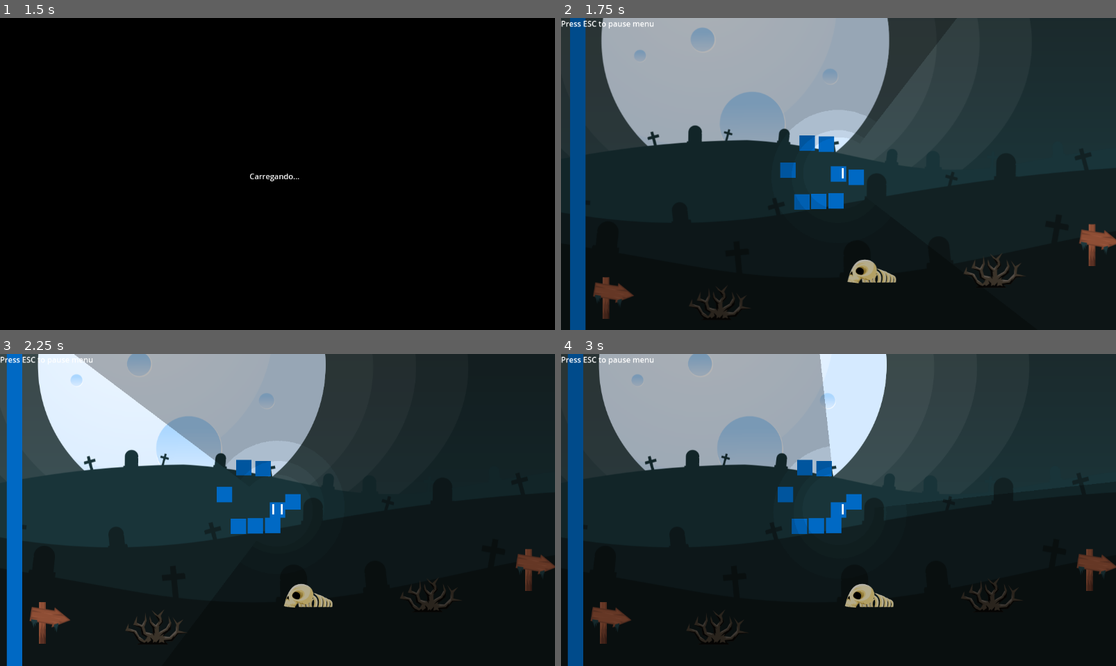
Above: before the commit, frames 1-4 (two rows, left to right).
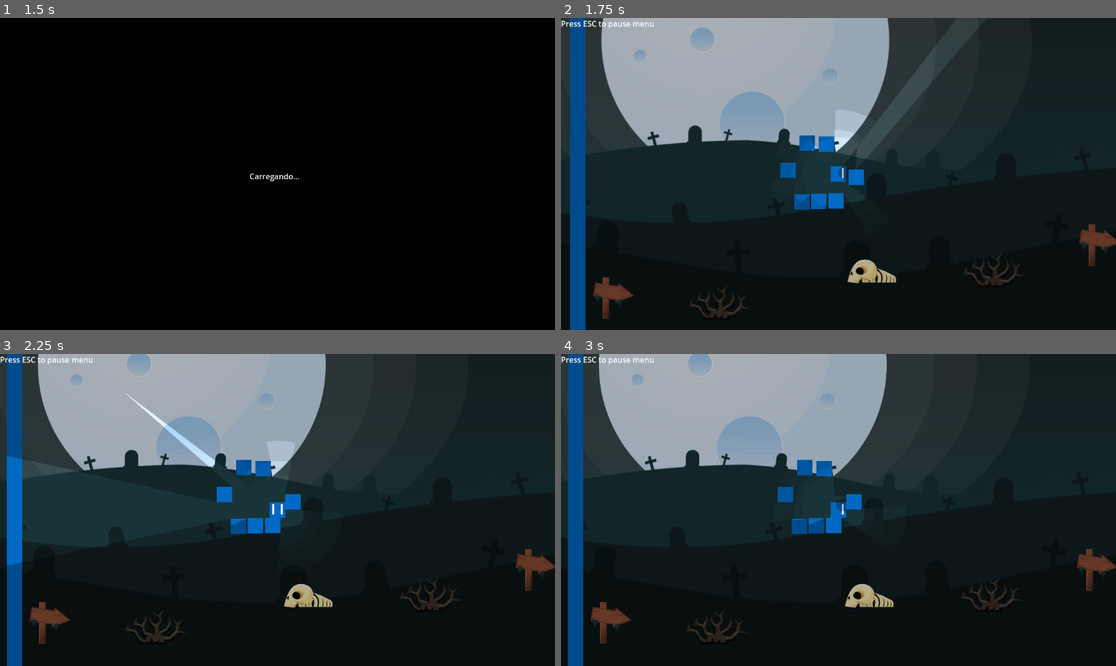
Above: after the commit, the same moments.

Repository: gsmereka/42-Game-Jam
Game: Godot game, scene res://Scenes/UI/Menu/menu.tscn
The game is run twice, just before and just after one commit, with the same random seed, the same clock (stepped at 60 frames per second) and the same inputs.
Inputs (mouse positions are in pixels of both pictures, inside the frame that each line leads up to):
- Up to frame 1 (1.5 s): click "Iniciar" at 0.5 s; tap Enter at 1.25 s; move the mouse to (399, 158) at 1.27 s; hold Right (ui_right) from 1.28 s (still down)
- Up to frame 2 (1.75 s): keep holding Right (ui_right)
- Up to frame 3 (2.25 s): move the mouse to (166, 525) at 2.02 s; release Right (ui_right) at 2.03 s; hold Down (ui_down) from 2.03 s (still down)
- Up to frame 4 (3 s): tap Space at 2.75 s; move the mouse to (894, 441) at 2.77 s; release Down (ui_down) at 2.78 s; hold Right (ui_right) from 2.78 s (still down)

Frame 1 is identical in both runs. In frame 2, 1.0% of the frame differs, in the area x 41-100%, y 29-85%; in frame 3, 8.6%, in the area x 1-55%, y 0-100%; in frame 4, 3.7%.

Commit message:
Add enemy and wall light masks

Diff:
--- a/Scenes/Game/Placeholder/Placeholder.tscn
+++ b/Scenes/Game/Placeholder/Placeholder.tscn
@@ -8,8 +8,12 @@
 [ext_resource type="Texture2D" uid="uid://c1qko03de7r5x" path="res://Assets/graveyardtilesetnew/png/Objects/Skeleton.png" id="5_2pcka"]
 [ext_resource type="PackedScene" uid="uid://bffcrsi3nfqqb" path="res://Scenes/Game/characters/Player/player.tscn" id="8_2pcka"]
 [ext_resource type="PackedScene" uid="uid://bqj85e0r6dsgb" path="res://Scenes/Game/objects/wall.tscn" id="8_5gvfw"]
+[ext_resource type="Texture2D" uid="uid://6cdj5gainca4" path="res://Assets/Enemy/enemyGlitch.png" id="9_2pcka"]
 
 [sub_resource type="CanvasItemMaterial" id="CanvasItemMaterial_5gvfw"]
+
+[sub_resource type="CanvasItemMaterial" id="CanvasItemMaterial_2pcka"]
+light_mode = 2
 
 [node name="Placeholder" type="Node2D"]
 material = SubResource("CanvasItemMaterial_5gvfw")
@@ -78,3 +82,14 @@
 offset_right = 40.0
 offset_bottom = 23.0
 text = "Press ESC to pause menu"
+
+[node name="EnemyGlitch" type="Sprite2D" parent="."]
+light_mask = 8
+visibility_layer = 8
+texture_filter = 1
+material = SubResource("CanvasItemMaterial_2pcka")
+position = Vector2(398, 195)
+scale = Vector2(4, 4)
+texture = ExtResource("9_2pcka")
+hframes = 3
+vframes = 4
--- a/Scenes/Game/objects/wall.tscn
+++ b/Scenes/Game/objects/wall.tscn
@@ -1,9 +1,13 @@
-[gd_scene load_steps=3 format=3 uid="uid://bqj85e0r6dsgb"]
+[gd_scene load_steps=4 format=3 uid="uid://bqj85e0r6dsgb"]
 
 [ext_resource type="Texture2D" uid="uid://lqr68mqnfbds" path="res://Assets/player/back.png" id="1_43s47"]
 
 [sub_resource type="RectangleShape2D" id="RectangleShape2D_w1a8w"]
 size = Vector2(32, 32)
+
+[sub_resource type="OccluderPolygon2D" id="OccluderPolygon2D_43s47"]
+cull_mode = 1
+polygon = PackedVector2Array(16, 16, 16, -16, -16, -16, -16, 16)
 
 [node name="Wall" type="Node2D"]
 
@@ -14,3 +18,8 @@
 
 [node name="Sprite2D" type="Sprite2D" parent="CharacterBody2D"]
 texture = ExtResource("1_43s47")
+
+[node name="LightOccluder2D" type="LightOccluder2D" parent="CharacterBody2D"]
+self_modulate = Color(1, 1, 1, 0)
+occluder = SubResource("OccluderPolygon2D_43s47")
+occluder_light_mask = 9
Binary file added: Assets/Enemy/enemyGlitch.png
Not shown, added: Assets/Enemy/enemyGlitch.png.import
Not shown: 1 places in Scenes/Game/Placeholder/Placeholder.tscn that only renumber resources
